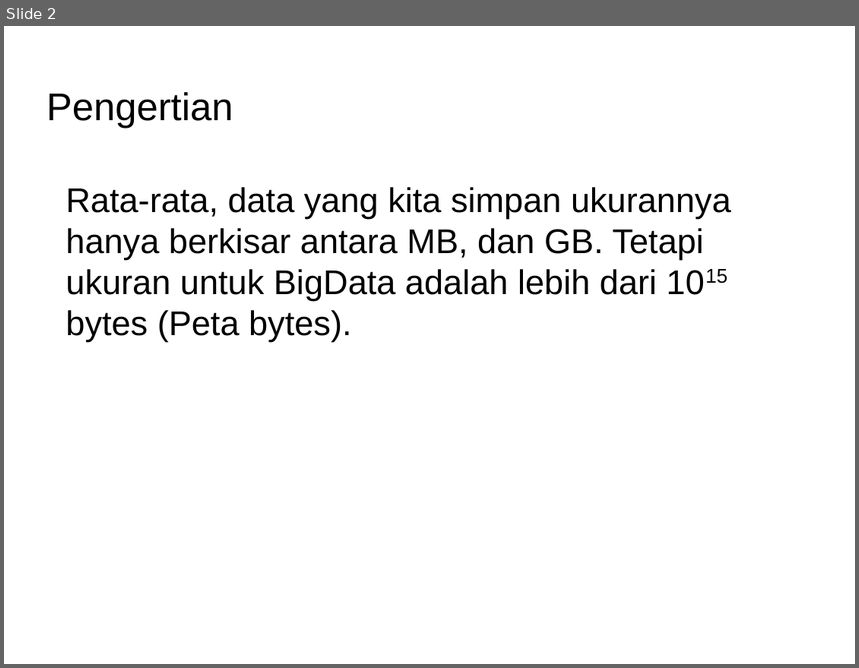
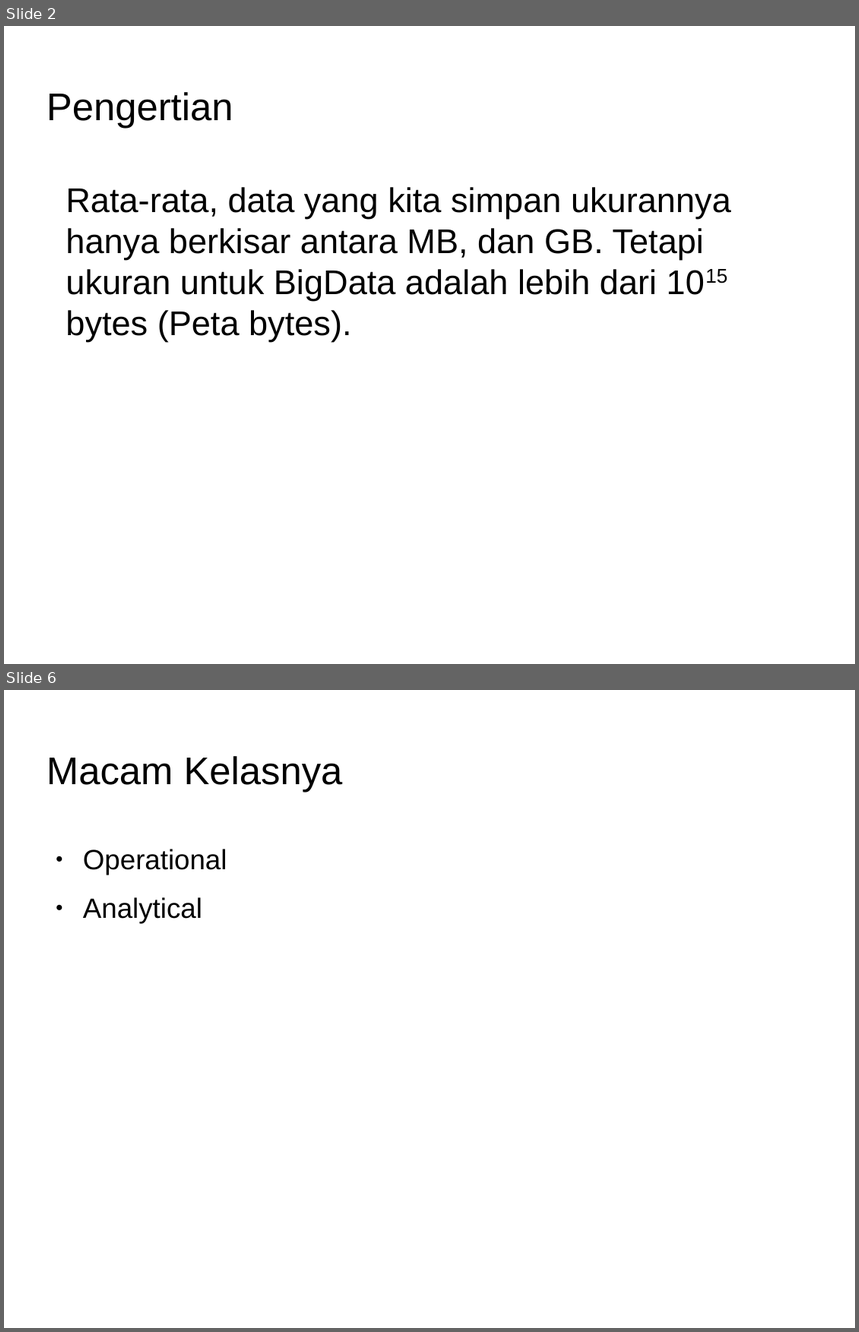
Before and after one commit to Dickyfathur7/pemrograman-komputer-2, a slide deck: 07-big-data-BELUM-SELESAI/slide-big-data.odp. Shown one above the other, each under a label of ours: slide 2 before the commit, slides 2 and 6 after it; the slides between them are not shown. The pictures are 859x668 and 859x1332 pixels, drawn with LibreOffice and Linux fonts; fonts in the diff are those of the drawing; background and template pictures are left out. Boxes give left, top, right and bottom in pixels: in the first picture for what was removed or moved away, otherwise in the second. Text is boxed around its words. In the diff, an @@ line names an element or a change of style, - is before the commit and + after.

```diff
--- a/07-big-data-BELUM-SELESAI/slide-big-data.odp
+++ b/07-big-data-BELUM-SELESAI/slide-big-data.odp
@@ slide 6 added at [4, 690, 855, 1328], background picture (left out) @@
@@ title added at [47, 756, 343, 792], 36 pt, text #000000 @@
+Macam Kelasnya
@@ text added at [83, 849, 227, 923], 26 pt, text #000000 @@
+● Operational
+● Analytical
```
Also in this commit, not shown: 4 other slides added, 3 other files.
